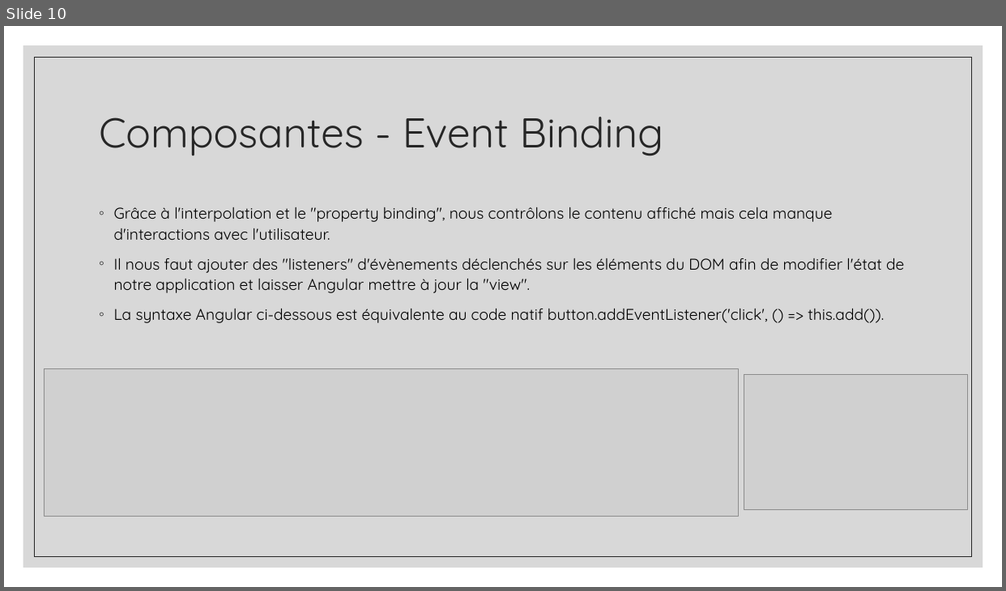
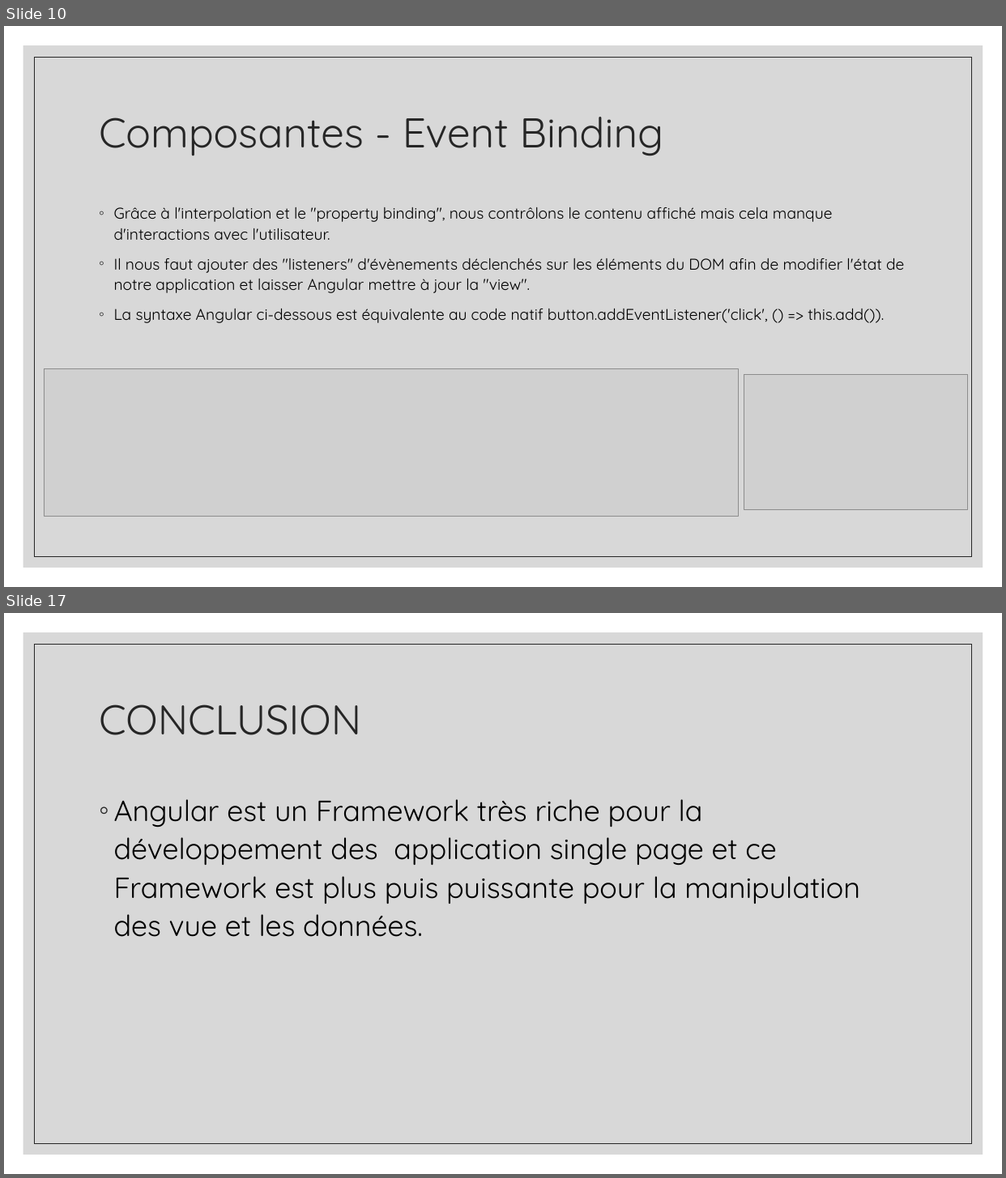
Before and after one commit to ayoubelabassi/todolist, a slide deck: task/ANGULAR.pptx. Shown one above the other, each under a label of ours: slide 10 before the commit, slides 10 and 17 after it; the slides between them are not shown. The pictures are 1006x591 and 1006x1178 pixels, drawn with LibreOffice and Linux fonts; fonts in the diff are those of the drawing; grey boxes stand for pictures. Boxes give left, top, right and bottom in pixels: in the first picture for what was removed or moved away, otherwise in the second. Text is boxed around its words. In the diff, an @@ line names an element or a change of style, - is before the commit and + after.

```diff
--- a/task/ANGULAR.pptx
+++ b/task/ANGULAR.pptx
@@ slide 17 added at bbox=[4, 613, 1002, 1174], background #FFFFFF; not listed: 2 template elements that a slide beside it also shows @@
@@ title added at bbox=[99, 705, 361, 735], 40 pt, text #262626 @@
+CONCLUSION
@@ text added at bbox=[114, 799, 860, 937], 28 pt, text #000000 @@
+◦ Angular est un Framework très riche pour la développement des application single page et ce Framework est plus puis puissante pour la manipulation des vue et les données.
```
Also in this commit, not shown: 1 slide changed, 6 other slides added, 1 slide removed, 1 other file.
